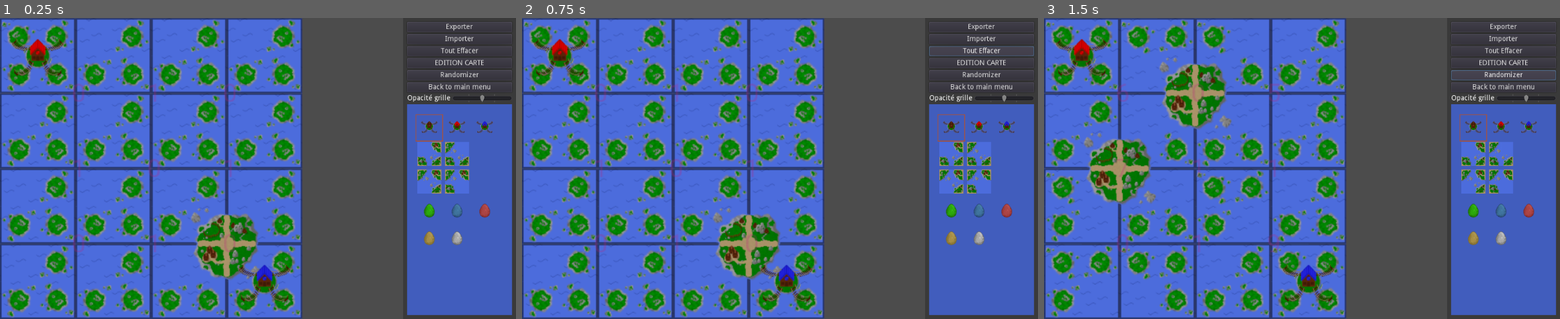
Above: before the commit, frames 1-3 (left to right).
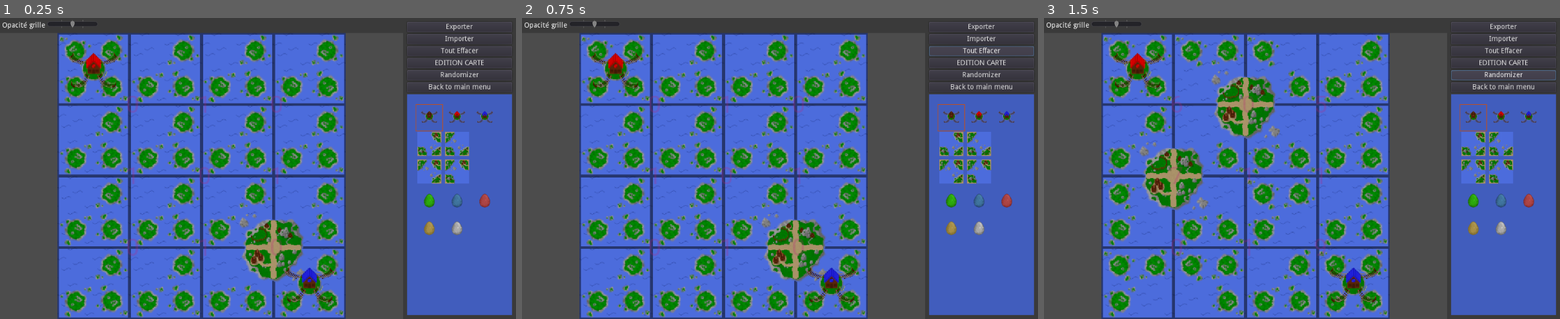
Above: after the commit, the same moments.

Repository: prologin/prologin2024
Game: Godot game, scene res://Scenes/MapEditor/MapEditor.tscn
The game is run twice, just before and just after one commit, with the same random seed, the same clock (stepped at 60 frames per second) and the same inputs. This scene is started directly instead of the project's main scene.
Inputs:
- Up to frame 1 (0.25 s): no input
- Up to frame 2 (0.75 s): click "Tout Effacer" at 0.5 s
- Up to frame 3 (1.5 s): click "Randomizer" at 1.25 s

The runs differ from the first frame. In frame 1, 53% of the frame differs, in the area x 0-100%, y 0-100%; in frame 2, 53%; in frame 3, 54%.
Error before the commit: Invalid get index '0' (on base: 'Array'). (res://Scripts/Scenes/Viewer.gd:434)
Error after the commit: Invalid get index '0' (on base: 'Array'). (res://Scripts/Scenes/Viewer.gd:439)

Commit message:
viewer: refacto
Squashed commit of the following:

* change layer order

* revert auto changes

* relink signals

* rebase aftermath

* viewer: update zoom only once

* camera2d: make input local

* camera2d: set initial offset

* zoom: update dimensions for initial zoom ratio

* Reorder godot files

* Apply 2 suggestion(s) to 2 file(s)

Co-authored-by: Célian Raimbault <celian.dev@gmail.com>

* fix zoom and click controls

* remove prints

* fix another path

* fix viewer script

* camera: fix limits

* change paths

* modify viewer inclusion

Diff:
--- a/gui/godot/Scenes/MapEditor/MapEditor.tscn
+++ b/gui/godot/Scenes/MapEditor/MapEditor.tscn
@@ -15,22 +15,7 @@
 [node name="MapEditor" type="Node2D"]
 script = ExtResource( 1 )
 
-[node name="HBoxContainer" type="HBoxContainer" parent="."]
-margin_right = 1024.0
-margin_bottom = 600.0
-
-[node name="ViewportContainer" type="ViewportContainer" parent="HBoxContainer"]
-margin_right = 1024.0
-margin_bottom = 600.0
-mouse_filter = 1
-size_flags_horizontal = 3
-
-[node name="Viewport" type="Viewport" parent="HBoxContainer/ViewportContainer"]
-size = Vector2( 800, 600 )
-handle_input_locally = false
-render_target_update_mode = 3
-
-[node name="Viewer" parent="HBoxContainer/ViewportContainer/Viewport" instance=ExtResource( 2 )]
+[node name="Viewer" parent="." instance=ExtResource( 2 )]
 
 [node name="Selector" type="ColorRect" parent="."]
 margin_left = 800.0
@@ -82,25 +67,6 @@
 margin_right = 208.0
 margin_bottom = 140.0
 text = "Back to main menu"
-
-[node name="GridOpacity" type="HBoxContainer" parent="Selector/VBoxContainer"]
-margin_top = 144.0
-margin_right = 208.0
-margin_bottom = 160.0
-
-[node name="Label" type="Label" parent="Selector/VBoxContainer/GridOpacity"]
-margin_top = 1.0
-margin_right = 86.0
-margin_bottom = 15.0
-text = "Opacité grille"
-
-[node name="GridOpacitySlider" type="HSlider" parent="Selector/VBoxContainer/GridOpacity"]
-margin_left = 90.0
-margin_right = 208.0
-margin_bottom = 16.0
-size_flags_horizontal = 3
-value = 50.0
-tick_count = 5
 
 [node name="PointsAmount" type="TextEdit" parent="Selector/VBoxContainer"]
 margin_top = 164.0
@@ -227,17 +193,16 @@
 rect_min_size = Vector2( 80, 40 )
 text = "1"
 
-[connection signal="bg_drag" from="HBoxContainer/ViewportContainer/Viewport/Viewer" to="." method="_on_Viewer_bg_drag"]
-[connection signal="bg_left_click" from="HBoxContainer/ViewportContainer/Viewport/Viewer" to="." method="_on_Viewer_bg_left_click"]
-[connection signal="bg_right_click" from="HBoxContainer/ViewportContainer/Viewport/Viewer" to="." method="_on_Viewer_bg_right_click"]
+[connection signal="bg_drag" from="Viewer" to="." method="_on_Viewer_bg_drag"]
+[connection signal="bg_left_click" from="Viewer" to="." method="_on_Viewer_bg_left_click"]
+[connection signal="bg_right_click" from="Viewer" to="." method="_on_Viewer_bg_right_click"]
 [connection signal="pressed" from="Selector/VBoxContainer/Export" to="." method="_on_Export_pressed"]
 [connection signal="pressed" from="Selector/VBoxContainer/Import" to="." method="_on_Import_pressed"]
 [connection signal="pressed" from="Selector/VBoxContainer/ClearMap" to="." method="_on_ClearMap_pressed"]
+[connection signal="pressed" from="Selector/VBoxContainer/EditorModeToggle" to="." method="_on_SampleMap_pressed"]
 [connection signal="pressed" from="Selector/VBoxContainer/EditorModeToggle" to="." method="_on_EditorModeToggle_pressed"]
-[connection signal="pressed" from="Selector/VBoxContainer/EditorModeToggle" to="." method="_on_SampleMap_pressed"]
 [connection signal="pressed" from="Selector/VBoxContainer/Randomizer" to="." method="_on_Randomizer_pressed"]
 [connection signal="pressed" from="Selector/VBoxContainer/Back to main menu" to="." method="_on_Back_to_main_menu_pressed"]
-[connection signal="value_changed" from="Selector/VBoxContainer/GridOpacity/GridOpacitySlider" to="HBoxContainer/ViewportContainer/Viewport/Viewer" method="_on_GridOpacitySlider_value_changed"]
 [connection signal="focus_entered" from="Selector/VBoxContainer/PointsAmount" to="." method="_on_PointsAmount_focus_entered"]
 [connection signal="focus_exited" from="Selector/VBoxContainer/PointsAmount" to="." method="_on_PointsAmount_focus_exited"]
 [connection signal="gui_input" from="Selector/VBoxContainer/PointsAmount" to="." method="_on_PointsAmount_gui_input"]
--- a/gui/godot/Scenes/Replay/Replay.tscn
+++ b/gui/godot/Scenes/Replay/Replay.tscn
@@ -28,21 +28,7 @@
 [node name="Replay" type="Node2D"]
 script = ExtResource( 1 )
 
-[node name="HBoxContainer" type="HBoxContainer" parent="."]
-margin_right = 1024.0
-margin_bottom = 600.0
-
-[node name="ViewportContainer" type="ViewportContainer" parent="HBoxContainer"]
-margin_right = 1024.0
-margin_bottom = 600.0
-size_flags_horizontal = 3
-
-[node name="Viewport" type="Viewport" parent="HBoxContainer/ViewportContainer"]
-size = Vector2( 800, 600 )
-handle_input_locally = false
-render_target_update_mode = 3
-
-[node name="Viewer" parent="HBoxContainer/ViewportContainer/Viewport" instance=ExtResource( 2 )]
+[node name="Viewer" parent="." instance=ExtResource( 2 )]
 
 [node name="Menu" type="ColorRect" parent="."]
 margin_left = 800.0
@@ -158,9 +144,9 @@
 
 [node name="TickTimer" type="Timer" parent="."]
 
-[connection signal="bg_drag" from="HBoxContainer/ViewportContainer/Viewport/Viewer" to="." method="_on_Viewer_bg_drag"]
-[connection signal="bg_left_click" from="HBoxContainer/ViewportContainer/Viewport/Viewer" to="." method="_on_Viewer_bg_left_click"]
-[connection signal="bg_right_click" from="HBoxContainer/ViewportContainer/Viewport/Viewer" to="." method="_on_Viewer_bg_right_click"]
+[connection signal="bg_drag" from="Viewer" to="." method="_on_Viewer_bg_drag"]
+[connection signal="bg_left_click" from="Viewer" to="." method="_on_Viewer_bg_left_click"]
+[connection signal="bg_right_click" from="Viewer" to="." method="_on_Viewer_bg_right_click"]
 [connection signal="pressed" from="Menu/VBoxContainer/Import" to="." method="_on_Import_pressed"]
 [connection signal="pressed" from="Menu/VBoxContainer/Controls/Start" to="." method="_on_Start_pressed"]
 [connection signal="pressed" from="Menu/VBoxContainer/Controls/Prev" to="." method="_on_Prev_pressed"]
@@ -168,7 +154,6 @@
 [connection signal="pressed" from="Menu/VBoxContainer/Controls/Next" to="." method="_on_Next_pressed"]
 [connection signal="pressed" from="Menu/VBoxContainer/Controls/End" to="." method="_on_End_pressed"]
 [connection signal="pressed" from="Menu/VBoxContainer/Back to main menu" to="." method="_on_Back_to_main_menu_pressed"]
-[connection signal="value_changed" from="Menu/VBoxContainer/GridOpacity/GridOpacitySlider" to="HBoxContainer/ViewportContainer/Viewport/Viewer" method="_on_GridOpacitySlider_value_changed"]
 [connection signal="about_to_show" from="Popups/ImportDialog" to="." method="_on_ImportDialog_about_to_show"]
 [connection signal="file_selected" from="Popups/ImportDialog" to="." method="_on_ImportDialog_file_selected"]
 [connection signal="popup_hide" from="Popups/ImportDialog" to="." method="_on_ImportDialog_popup_hide"]
--- a/gui/godot/Scenes/Viewer/Viewer.tscn
+++ b/gui/godot/Scenes/Viewer/Viewer.tscn
@@ -36,7 +36,22 @@
 [node name="Viewer" type="Node2D"]
 script = ExtResource( 1 )
 
-[node name="Eau" type="TileMap" parent="."]
+[node name="ViewportContainer" type="ViewportContainer" parent="."]
+margin_top = 30.0
+margin_right = 800.0
+margin_bottom = 600.0
+mouse_filter = 1
+stretch = true
+__meta__ = {
+"_edit_lock_": true
+}
+
+[node name="Viewport" type="Viewport" parent="ViewportContainer"]
+size = Vector2( 800, 600 )
+handle_input_locally = false
+render_target_update_mode = 3
+
+[node name="Eau" type="TileMap" parent="ViewportContainer/Viewport"]
 tile_set = ExtResource( 2 )
 cell_size = Vector2( 96, 96 )
 cell_custom_transform = Transform2D( 96, 0, 0, 96, 0, 0 )
@@ -44,7 +59,7 @@
 format = 1
 tile_data = PoolIntArray( 0, 45, 0, 1, 45, 0, 2, 45, 0, 3, 45, 0, 4, 45, 0, 5, 45, 0, 6, 45, 0, 7, 45, 0, 8, 45, 0, 9,  …(832 unchanged characters)…
 
-[node name="BackgroundTileMap" type="TileMap" parent="."]
+[node name="BackgroundTileMap" type="TileMap" parent="ViewportContainer/Viewport"]
 visible = false
 tile_set = ExtResource( 2 )
 cell_size = Vector2( 96, 96 )
@@ -52,14 +67,7 @@
 format = 1
 tile_data = PoolIntArray( 0, 0, 0, 1, 1, 0, 2, 4, 0, 65536, 4, 0, 65537, 2, 0, 65538, 4, 0 )
 
-[node name="Territory" type="TileMap" parent="."]
-position = Vector2( 48, 48 )
-tile_set = ExtResource( 2 )
-cell_size = Vector2( 96, 96 )
-cell_custom_transform = Transform2D( 96, 0, 0, 96, 0, 0 )
-format = 1
-
-[node name="Grid" type="TileMap" parent="."]
+[node name="Grid" type="TileMap" parent="ViewportContainer/Viewport"]
 modulate = Color( 1, 1, 1, 0.501961 )
 tile_set = SubResource( 1 )
 cell_size = Vector2( 96, 96 )
@@ -67,7 +75,14 @@
 cell_y_sort = true
 format = 1
 
-[node name="Iles" type="TileMap" parent="."]
+[node name="Territory" type="TileMap" parent="ViewportContainer/Viewport"]
+position = Vector2( 48, 48 )
+tile_set = ExtResource( 2 )
+cell_size = Vector2( 96, 96 )
+cell_custom_transform = Transform2D( 96, 0, 0, 96, 0, 0 )
+format = 1
+
+[node name="Iles" type="TileMap" parent="ViewportContainer/Viewport"]
 tile_set = ExtResource( 2 )
 cell_size = Vector2( 48, 48 )
 cell_custom_transform = Transform2D( 48, 0, 0, 48, 0, 0 )
@@ -75,34 +90,34 @@
 format = 1
 tile_data = PoolIntArray( 0, 46, 0, 1, 46, 0, 3, 46, 0, 65537, 46, 0, 65538, 46, 0, 65539, 46, 0, 131072, 46, 0, 131073, 46, 0, 196609, 46, 0 )
 
-[node name="Ponts" type="Node2D" parent="."]
+[node name="Ponts" type="Node2D" parent="ViewportContainer/Viewport"]
 
-[node name="PontsSample" type="Node2D" parent="."]
+[node name="PontsSample" type="Node2D" parent="ViewportContainer/Viewport"]
 visible = false
 
-[node name="h" type="Sprite" parent="PontsSample"]
+[node name="h" type="Sprite" parent="ViewportContainer/Viewport/PontsSample"]
 texture = SubResource( 2 )
 
-[node name="v" type="Sprite" parent="PontsSample"]
+[node name="v" type="Sprite" parent="ViewportContainer/Viewport/PontsSample"]
 texture = SubResource( 3 )
 
-[node name="Villages" type="TileMap" parent="."]
+[node name="Villages" type="TileMap" parent="ViewportContainer/Viewport"]
 tile_set = ExtResource( 2 )
 cell_size = Vector2( 96, 96 )
 cell_custom_transform = Transform2D( 96, 0, 0, 96, 0, 0 )
 cell_y_sort = true
 format = 1
 
-[node name="Aigles" type="Node2D" parent="."]
+[node name="Aigles" type="Node2D" parent="ViewportContainer/Viewport"]
 
-[node name="ForegroundTileMap" type="TileMap" parent="."]
+[node name="ForegroundTileMap" type="TileMap" parent="ViewportContainer/Viewport"]
 position = Vector2( 48, 48 )
 tile_set = ExtResource( 2 )
 cell_size = Vector2( 96, 96 )
 cell_custom_transform = Transform2D( 96, 0, 0, 96, 0, 0 )
 format = 1
 
-[node name="DebugTileMap" type="TileMap" parent="."]
+[node name="DebugTileMap" type="TileMap" parent="ViewportContainer/Viewport"]
 position = Vector2( 48, 48 )
 tile_set = ExtResource( 2 )
 cell_size = Vector2( 96, 96 )
@@ -110,9 +125,9 @@
 format = 1
 tile_data = PoolIntArray( 983058, 0, 0 )
 
-[node name="Points" type="Node2D" parent="."]
+[node name="Points" type="Node2D" parent="ViewportContainer/Viewport"]
 
-[node name="Sample" type="Label" parent="Points"]
+[node name="Sample" type="Label" parent="ViewportContainer/Viewport/Points"]
 visible = false
 modulate = Color( 0.729412, 0.129412, 0.482353, 1 )
 anchor_left = 0.5
@@ -128,17 +143,46 @@
 align = 1
 valign = 1
 
-[node name="InteractiveTileMap" type="TileMap" parent="."]
+[node name="InteractiveTileMap" type="TileMap" parent="ViewportContainer/Viewport"]
 cell_size = Vector2( 48, 48 )
 cell_custom_transform = Transform2D( 48, 0, 0, 48, 0, 0 )
 format = 1
 script = ExtResource( 3 )
 
-[node name="Camera2D" type="Camera2D" parent="."]
+[node name="Camera2D" type="Camera2D" parent="ViewportContainer/Viewport"]
 current = true
 script = ExtResource( 6 )
 
-[connection signal="click" from="InteractiveTileMap" to="." method="_on_BackgroundTileMap_click"]
-[connection signal="click" from="InteractiveTileMap" to="." method="_on_InteractiveTileMap_click"]
-[connection signal="drag" from="InteractiveTileMap" to="." method="_on_BackgroundTileMap_drag"]
-[connection signal="drag" from="InteractiveTileMap" to="." method="_on_InteractiveTileMap_drag"]
+[node name="Selector" type="ColorRect" parent="."]
+margin_right = 800.0
+margin_bottom = 30.0
+color = Color( 0.231373, 0.231373, 0.231373, 1 )
+
+[node name="HBoxContainer" type="HBoxContainer" parent="Selector"]
+margin_left = 4.0
+margin_top = 4.0
+margin_right = 796.0
+margin_bottom = 26.0
+
+[node name="GridOpacity" type="HBoxContainer" parent="Selector/HBoxContainer"]
+margin_right = 190.0
+margin_bottom = 22.0
+
+[node name="Label" type="Label" parent="Selector/HBoxContainer/GridOpacity"]
+margin_top = 4.0
+margin_right = 86.0
+margin_bottom = 18.0
+text = "Opacité grille"
+
+[node name="GridOpacitySlider" type="HSlider" parent="Selector/HBoxContainer/GridOpacity"]
+margin_left = 90.0
+margin_right = 190.0
+margin_bottom = 16.0
+rect_min_size = Vector2( 100, 0 )
+size_flags_horizontal = 3
+value = 50.0
+tick_count = 5
+
+[connection signal="click" from="ViewportContainer/Viewport/InteractiveTileMap" to="." method="_on_InteractiveTileMap_click"]
+[connection signal="drag" from="ViewportContainer/Viewport/InteractiveTileMap" to="." method="_on_InteractiveTileMap_drag"]
+[connection signal="value_changed" from="Selector/HBoxContainer/GridOpacity/GridOpacitySlider" to="." method="_on_GridOpacitySlider_value_changed"]
--- a/gui/godot/Scenes/Visualiseur/Visualiseur.tscn
+++ b/gui/godot/Scenes/Visualiseur/Visualiseur.tscn
@@ -6,26 +6,7 @@
 [node name="Visualiseur" type="Node2D"]
 script = ExtResource( 1 )
 
-[node name="HBoxContainer" type="HBoxContainer" parent="."]
-margin_right = 1024.0
-margin_bottom = 600.0
-
-[node name="ViewportContainer" type="ViewportContainer" parent="HBoxContainer"]
-margin_right = 1024.0
-margin_bottom = 600.0
-size_flags_horizontal = 3
-
-[node name="Viewport" type="Viewport" parent="HBoxContainer/ViewportContainer"]
-size = Vector2( 800, 600 )
-handle_input_locally = false
-render_target_update_mode = 3
-
-[node name="ColorRect" type="ColorRect" parent="HBoxContainer/ViewportContainer/Viewport"]
-margin_right = 800.0
-margin_bottom = 600.0
-color = Color( 0, 0, 0, 1 )
-
-[node name="Viewer" parent="HBoxContainer/ViewportContainer/Viewport" instance=ExtResource( 2 )]
+[node name="Viewer" parent="." instance=ExtResource( 2 )]
 
 [node name="Menu" type="ColorRect" parent="."]
 margin_left = 800.0
@@ -63,9 +44,9 @@
 access = 2
 filters = PoolStringArray( "*.json" )
 
-[connection signal="bg_drag" from="HBoxContainer/ViewportContainer/Viewport/Viewer" to="." method="_on_Viewer_bg_drag"]
-[connection signal="bg_left_click" from="HBoxContainer/ViewportContainer/Viewport/Viewer" to="." method="_on_Viewer_bg_left_click"]
-[connection signal="bg_right_click" from="HBoxContainer/ViewportContainer/Viewport/Viewer" to="." method="_on_Viewer_bg_right_click"]
+[connection signal="bg_drag" from="Viewer" to="." method="_on_Viewer_bg_drag"]
+[connection signal="bg_left_click" from="Viewer" to="." method="_on_Viewer_bg_left_click"]
+[connection signal="bg_right_click" from="Viewer" to="." method="_on_Viewer_bg_right_click"]
 [connection signal="pressed" from="Menu/VBoxContainer/Import" to="." method="_on_Import_pressed"]
 [connection signal="pressed" from="Menu/VBoxContainer/Back to main menu" to="." method="_on_Back_to_main_menu_pressed"]
 [connection signal="about_to_show" from="Popups/ImportDialog" to="." method="_on_ImportDialog_about_to_show"]
--- a/gui/godot/Scripts/Game/Models.gd
+++ b/gui/godot/Scripts/Game/Models.gd
@@ -55,6 +55,11 @@
 	var territoire = []
 	var joueurs = []
 	var aigles = []
+
+	var size: Vector2 setget ,get_size
+
+	func get_size():
+		return Vector2(width, height)
 
 	func clear():
 		carte.clear()
--- a/gui/godot/Scripts/Scenes/MapEditor/Camera2D.gd
+++ b/gui/godot/Scripts/Scenes/MapEditor/Camera2D.gd
@@ -1,7 +1,7 @@
 extends Camera2D
 
 const MAX_ZOOM_LEVEL = 0.3
-const MIN_ZOOM_LEVEL = 1
+const MIN_ZOOM_LEVEL = 2
 const ZOOM_INCREMENT = 0.05
 
 signal moved()
@@ -10,14 +10,8 @@
 var _current_zoom_level = 1
 var _drag = false
 
-
-func _ready():
-	update_zoom()
-
-
-func update_zoom():
-	offset.x = self.get_viewport_rect().size[0] / 2
-	offset.y = self.get_viewport_rect().size[1] / 2
+onready var viewer : Viewer = $"../../../../Viewer"
+onready var viewport : ViewportContainer = $"../../../ViewportContainer"
 
 
 func _input(event: InputEvent) -> void:
@@ -27,9 +21,9 @@
 		_drag = false
 
 	elif event.is_action("cam_zoom_in"): # molette vers le haut
-		_update_zoom(-ZOOM_INCREMENT, get_local_mouse_position())
+		_update_zoom(-ZOOM_INCREMENT, make_input_local(event).position)
 	elif event.is_action("cam_zoom_out"): # molette vers le bas
-		_update_zoom(ZOOM_INCREMENT, get_local_mouse_position())
+		_update_zoom(ZOOM_INCREMENT, make_input_local(event).position)
 
 	elif event is InputEventMouseMotion && _drag: # si en cours de drag + la souris a bougé
 		var current_offset = get_offset() - event.relative*_current_zoom_level # calcul du nouveau mouvement
@@ -39,11 +33,11 @@
 
 # limite le mouvement à une certaine plage
 func _get_restricted_offset(current_offset: Vector2) -> Vector2:
-	var w = self.get_viewport_rect().size.x
-	var h = self.get_viewport_rect().size.y
+	var w = viewer.map.width * Constants.TILE_SIZE
+	var h = viewer.map.height * Constants.TILE_SIZE
 
-	current_offset.x = clamp(current_offset.x, w / 2 * _current_zoom_level, w - w / 2 * _current_zoom_level)
-	current_offset.y = clamp(current_offset.y, h / 2 * _current_zoom_level, h - h / 2 * _current_zoom_level)
+	current_offset.x = clamp(current_offset.x, 0, w)
+	current_offset.y = clamp(current_offset.y, 0, h)
 
 	return current_offset
 
@@ -51,11 +45,8 @@
 func _update_zoom(incr: float, zoom_anchor: Vector2) -> void:
 	var old_zoom = _current_zoom_level
 
-	_current_zoom_level += incr
-	if _current_zoom_level < MAX_ZOOM_LEVEL:
-		_current_zoom_level = MAX_ZOOM_LEVEL
-	elif _current_zoom_level > MIN_ZOOM_LEVEL:
-		_current_zoom_level = MIN_ZOOM_LEVEL
+	var max_zoom = MAX_ZOOM_LEVEL * viewport.rect_scale[0]
+	_current_zoom_level = clamp(_current_zoom_level+incr, max_zoom, MIN_ZOOM_LEVEL)
 
 	if old_zoom == _current_zoom_level:
 		return
--- a/gui/godot/Scripts/Scenes/MapEditor/InteractiveTileMap.gd
+++ b/gui/godot/Scripts/Scenes/MapEditor/InteractiveTileMap.gd
@@ -15,8 +15,8 @@
 	points_editor_mode = mode
 
 
-func get_tile_pos(position):
-	var mouse_pos = self.get_parent().transform.affine_inverse().xform(position)
+func get_tile_pos(event):
+	var mouse_pos = self.make_input_local(event).position
 	# Pos within the map that contains tile quarters
 	var map_pos = self.world_to_map(mouse_pos)
 
@@ -29,15 +29,14 @@
 
 
 func _input(event):
-	if event is InputEventMouseMotion and self.get_viewport_rect().has_point(get_global_mouse_position()) and mouse_pressed:
-		var pos = get_tile_pos(get_global_mouse_position())
+	if event is InputEventMouseMotion and mouse_pressed:
+		var pos = get_tile_pos(event)
 		emit_signal("drag", pos)
 
 	if event is InputEventMouseButton:
 		if event.button_index == BUTTON_LEFT:
 			mouse_pressed = event.pressed
 
-		if event.pressed and self.get_viewport_rect().has_point(get_global_mouse_position()):
-			# Inverse viewer transform
-			var pos = get_tile_pos(get_global_mouse_position())
+		if event.pressed:
+			var pos = get_tile_pos(event)
 			emit_signal("click", pos, event.button_index)
--- a/gui/godot/Scripts/Scenes/MapEditor/MapEditor.gd
+++ b/gui/godot/Scripts/Scenes/MapEditor/MapEditor.gd
@@ -1,14 +1,13 @@
 extends Node2D
 
-onready var viewer : Viewer = $HBoxContainer/ViewportContainer/Viewport/Viewer
+onready var viewer : Viewer = $Viewer
 onready var editor_mode_toggle : Button = $Selector/VBoxContainer/EditorModeToggle
 onready var tiles_selector = $Selector/VBoxContainer/ViewportContainer/Viewport/CenterContainer/BGSelector
 onready var points_selector = $Selector/VBoxContainer/ViewportContainer/Viewport/CenterContainer/PointsSelector
 onready var points_selector_sample : Button = $Selector/VBoxContainer/ViewportContainer/Viewport/CenterContainer/PointsSelectorSample
 onready var export_dialog : FileDialog = $Popups/ExportDialog
 onready var import_dialog : FileDialog = $Popups/ImportDialog
-onready var container_interactive = $HBoxContainer
-onready var viewer_viewport = $HBoxContainer/ViewportContainer/Viewport
+onready var viewer_viewport = $Viewer/ViewportContainer/Viewport
 onready var selector_viewport = $Selector/VBoxContainer/ViewportContainer/Viewport
 onready var aigle_dialog = $Popups/AigleDialog
 onready var aigle_dialog_puissance : TextEdit = $Popups/AigleDialog/VBoxContainer/Puissance
--- a/gui/godot/Scripts/Scenes/Replay/Replay.gd
+++ b/gui/godot/Scripts/Scenes/Replay/Replay.gd
@@ -3,10 +3,10 @@
 extends Node2D
 
 
-onready var viewer : Viewer = $HBoxContainer/ViewportContainer/Viewport/Viewer
+onready var viewer : Viewer = $Viewer
 onready var import_dialog : FileDialog = $Popups/ImportDialog
 onready var container_interactive = $HBoxContainer
-onready var viewer_viewport = $HBoxContainer/ViewportContainer/Viewport
+onready var viewer_viewport = $Viewer/ViewportContainer/Viewport
 onready var playpause = $Menu/VBoxContainer/Controls/PlayPause
 onready var next_button = $Menu/VBoxContainer/Controls/Next
 onready var end_button = $Menu/VBoxContainer/Controls/End
--- a/gui/godot/Scripts/Scenes/Viewer.gd
+++ b/gui/godot/Scripts/Scenes/Viewer.gd
@@ -6,23 +6,25 @@
 signal bg_right_click(pos)
 signal bg_drag(pos)
 
-onready var background : TileMap = $BackgroundTileMap
-onready var interactive_tile_map : InteractiveTileMap = $InteractiveTileMap
-onready var foreground : TileMap = $ForegroundTileMap
-onready var debug : TileMap = $DebugTileMap
-onready var grid : TileMap = $Grid
-onready var points : Node2D = $Points
-onready var territory : TileMap = $Territory
-onready var points_sample : Label = $Points/Sample
-onready var eau : TileMap = $Eau
-onready var iles : TileMap = $Iles
-onready var villages : TileMap = $Villages
-onready var ponts : Node2D = $Ponts
-onready var ponts_sample_h : Sprite = $PontsSample/h
-onready var ponts_sample_v : Sprite = $PontsSample/v
+onready var interactive_tile_map : InteractiveTileMap = $ViewportContainer/Viewport/InteractiveTileMap
+onready var debug : TileMap = $ViewportContainer/Viewport/DebugTileMap
+onready var territory : TileMap = $ViewportContainer/Viewport/Territory
+onready var eau : TileMap = $ViewportContainer/Viewport/Eau
+onready var iles : TileMap = $ViewportContainer/Viewport/Iles
+onready var villages : TileMap = $ViewportContainer/Viewport/Villages
+onready var ponts : Node2D = $ViewportContainer/Viewport/Ponts
+onready var ponts_sample_h : Sprite = $ViewportContainer/Viewport/PontsSample/h
+onready var ponts_sample_v : Sprite = $ViewportContainer/Viewport/PontsSample/v
+onready var foreground : TileMap = $ViewportContainer/Viewport/ForegroundTileMap
+onready var grid : TileMap = $ViewportContainer/Viewport/Grid
+onready var container : ViewportContainer = $ViewportContainer
+onready var points : Node2D = $ViewportContainer/Viewport/Points
+onready var points_sample : Label = $ViewportContainer/Viewport/Points/Sample
+onready var camera : Camera2D = $ViewportContainer/Viewport/Camera2D
 
 var map : Models.Map
 var tour : int = 0
+var original_res: Vector2 = Vector2.ZERO
 
 # Tiles in order of the tileset
 const tiles = [
@@ -178,6 +180,7 @@
 	for k in rotate:
 		unrotate[rotate[k]] = k
 
+	original_res = container.rect_size
 
 func set_alpha(alpha_carte, alpha_points):
 	iles.modulate.a = alpha_carte
@@ -199,9 +202,9 @@
 	map = new_map
 	tour = new_tour
 
-	if not cache_computed:
+	if cache_computed == false:
 		update_cache()
-	update_zoom()
+		update_zoom()
 	update_grid()
 	update_points()
 	update_iles()
@@ -213,18 +216,20 @@
 
 func update_zoom():
 	if map.height == 0 or map.width == 0:
-		self.scale = Vector2(1, 1)
 		return
 
-	var target_height = self.get_viewport_rect().size[1]
-	var target_width = self.get_viewport_rect().size[0]
+	var target_height = container.get_rect().size[1]
+	var target_width = container.get_rect().size[0]
 	var h_target_tile_size = target_height / map.height
 	var h_target_scale = h_target_tile_size / Constants.TILE_SIZE
 	var w_target_tile_size = target_width / map.width
 	var w_target_scale = w_target_tile_size / Constants.TILE_SIZE
 	var target_scale = min(h_target_scale, w_target_scale)
 
-	self.scale = Vector2(target_scale, target_scale)
+	container.rect_size = original_res / target_scale
+	container.rect_scale = Vector2(target_scale, target_scale)
+
+	camera.offset = map.size * Constants.TILE_SIZE / 2
 
 
 func update_cache():
--- a/gui/godot/Scripts/Scenes/Visualiseur/Visualiseur.gd
+++ b/gui/godot/Scripts/Scenes/Visualiseur/Visualiseur.gd
@@ -1,10 +1,10 @@
 extends Node2D
 
 
-onready var viewer : Viewer = $HBoxContainer/ViewportContainer/Viewport/Viewer
+onready var viewer : Viewer = $Viewer
 onready var import_dialog : FileDialog = $Popups/ImportDialog
 onready var container_interactive = $HBoxContainer
-onready var viewer_viewport = $HBoxContainer/ViewportContainer/Viewport
+onready var viewer_viewport = $Viewer/ViewportContainer/Viewport
 
 var is_dialog_opened = false
 
